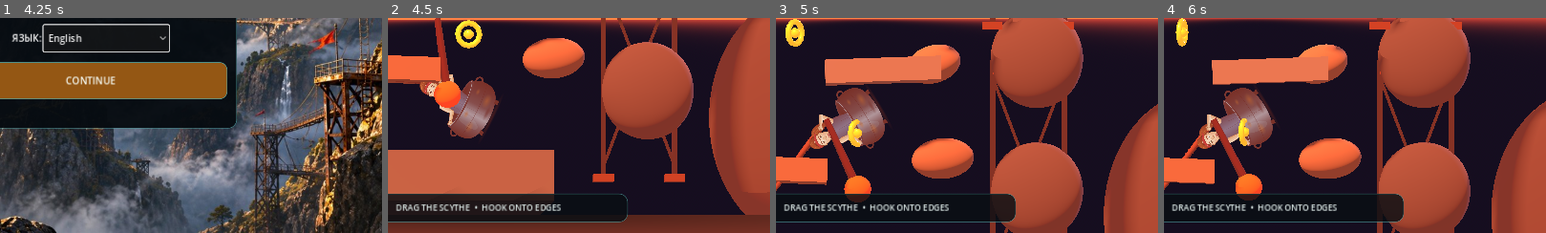
Above: before the commit, frames 1-4 (left to right).
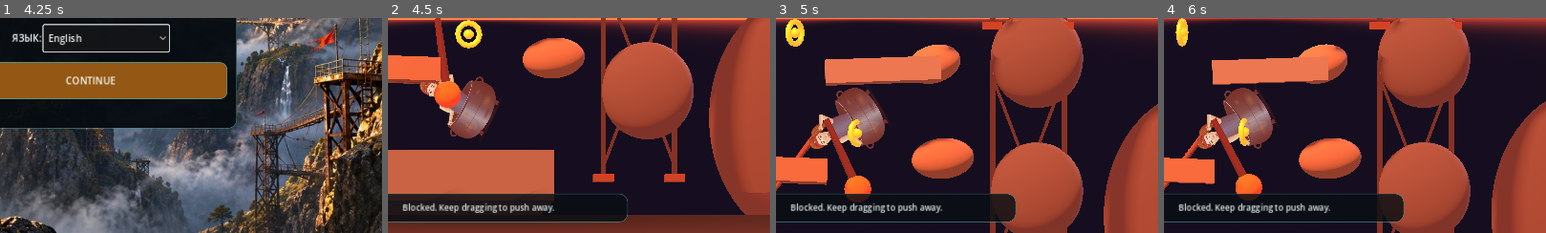
Above: after the commit, the same moments.

Repository: uchihabaha05-del/CLIMB-MASTER
Game: Godot game, scene res://scenes/main.tscn
Same seed, same stepped clock (60 frames per second), same inputs: the game is played once before the commit and once after it.
Inputs:
- Up to frame 1 (4.25 s): click "II" at 0.5 s; click "СБРОС" at 1.25 s; click "II" at 2 s; click "Русский" at 2.75 s; click "ПРОДОЛЖИТЬ" at 3.5 s
- Up to frame 2 (4.5 s): click "CONTINUE" at 4.25 s
- Up to frame 3 (5 s): no input
- Up to frame 4 (6 s): click "II" at 5 s; click "CONTINUE CLIMBING" at 5.75 s
The pictures show only the part of the screen within x 38-88%, y 50-100%; the shares and areas given below are measured in that part.

Frame 1 is identical in both runs. In frame 2, 1.1% of the frame differs, in the area x 2-46%, y 86-91%; in frame 3, 1.1%; in frame 4, 1.1%.

Commit message:
Feed real hammer contact into climbing HUD feedback

Diff:
--- a/scripts/player.gd
+++ b/scripts/player.gd
@@ -734,6 +734,12 @@
     var pot_position := physics_world.sync_visible_position()
     global_position = Vector3(pot_position.x, -pot_position.y, PLAY_PLANE_Z)
     aim_angle = wrapf(-physics_world.hammer.rotation, -PI, PI)
+    if physics_world.last_contact:
+        hook_feedback = "Упёрся. Веди палец, чтобы оттолкнуться."
+    elif dragging:
+        hook_feedback = "Коснись экрана и веди серп к камню."
+    else:
+        hook_feedback = IDLE_HINT
     rotation.z = -physics_world.pot.rotation
     _update_pivot()
     _update_arms()
